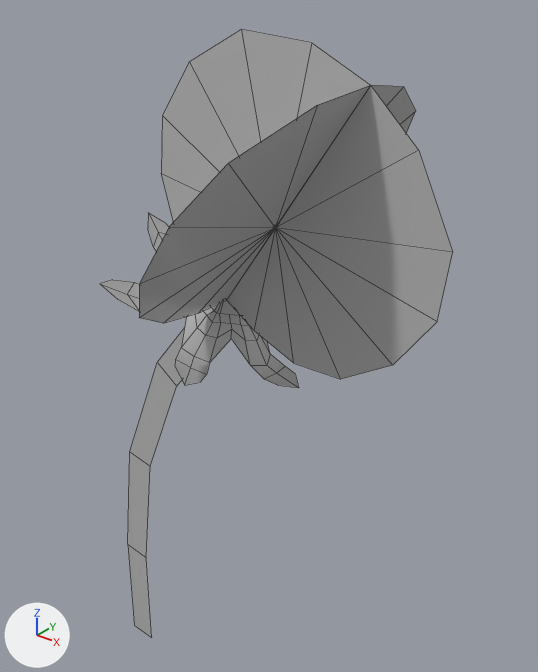
What one commit did to the FBX model ValleyProduction/Assets/_Art/Meshes/Environment/Meadow/Dandelion/SM_Dandelion_02_LOD0.fbx.
Both versions are drawn from a 50 mm camera at (3.157, -0.549, 0.938) aimed at (2.669, 0.061, 0.561). The lights are fixed; the arrows at lower left show +X, +Y and +Z. Mesh edges are drawn as thin lines. Where no turn or scale is listed for an object, it has been applied to the vertices.

The first picture shows 'SM_Dandelion_02_LOD0'.
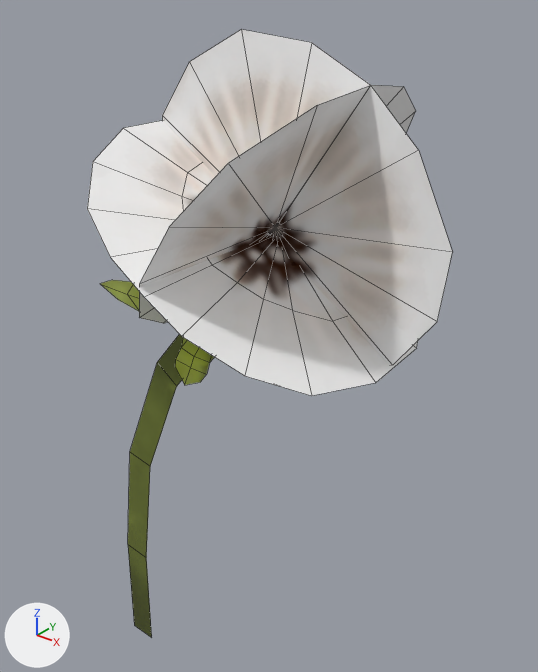
Commit message: add changement dandelion alon

The change in detail:
Picture 'T_Dandelion_01_LOD0_BC.png' (img_t_dandelion_01_lod0_bc_png) is new.
In material 'Material #27' (mat_material__27), base_color is no longer (0.5, 0.5, 0.5), grey #bcbcbc.
In material 'Material #27' (mat_material__27), texture is now set to img_t_dandelion_01_lod0_bc_png.
me_mesh is used by ob_sm_dandelion_02_lod0; location (2.462, 0.0, 0.0).
me_mesh had 179 vertices, 150 faces and spanned x -0.02..0.451, y -0.177..0.169, z 0.0..0.895.
me_mesh now has 212 vertices, 182 faces and spans x -0.02..0.451, y -0.177..0.169, z 0.0..0.895.
me_mesh part 1: a new loose piece of 33 vertices spanning x 0.12..0.406, y -0.177..0.165, z 0.611..0.804, in mat_material__27 (picture img_t_dandelion_01_lod0_bc_png).

Changed parts and their boxes (x1, y1, x2, y2) in the pictures (538 x 672 px):
'SM_Dandelion_02_LOD0', surface changed, reshaped
    before: (100, 29, 453, 638)
    after: (87, 29, 453, 638)
part 1 of me_mesh, added
    after: (87, 120, 418, 396)
